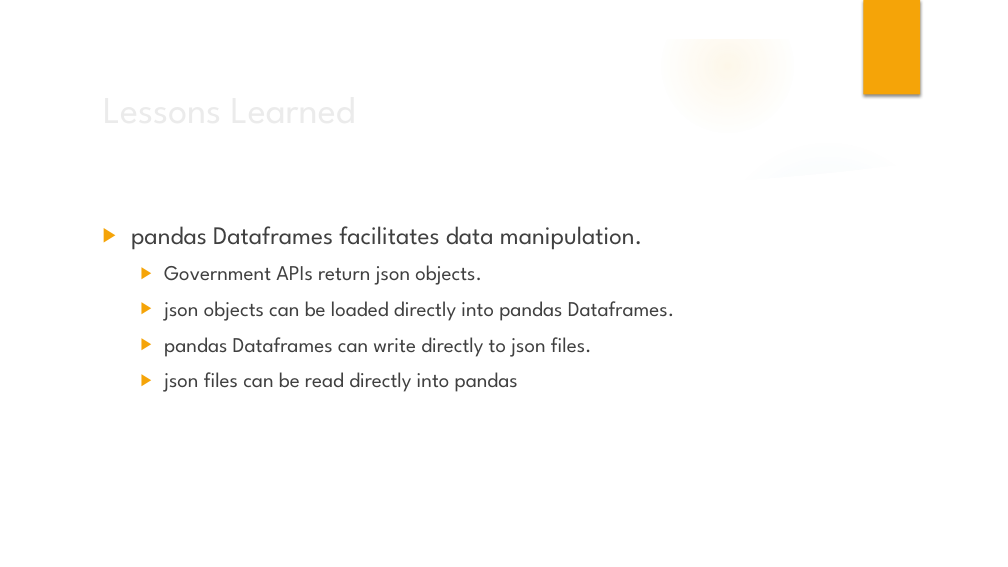
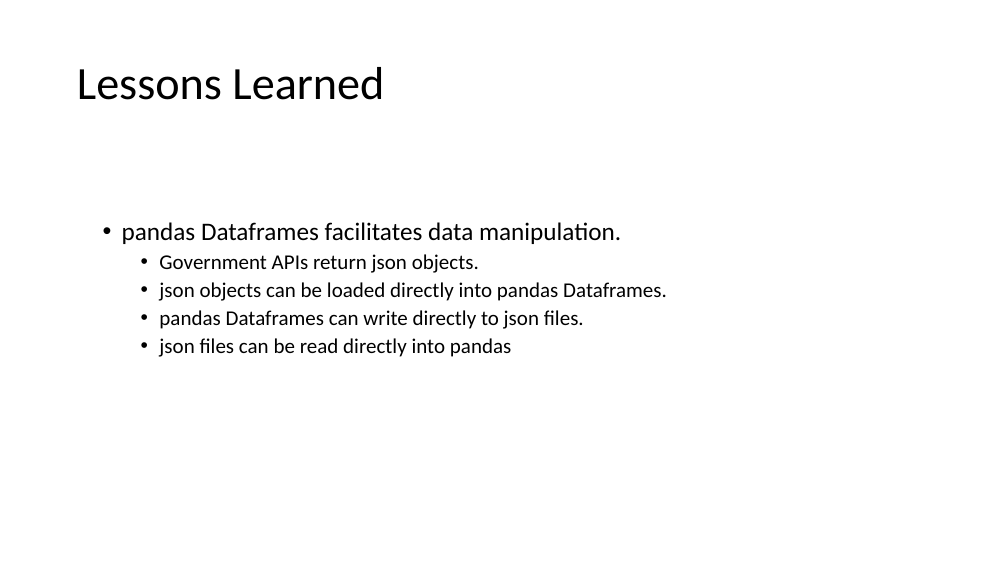
Before and after one commit to zhan656/bootcamp_project1, a slide deck: slide 5 of Vaccinations vs Influenza.pptx. Drawn at 1008x567 pixels with LibreOffice and Linux fonts; fonts in the diff are those of the drawing; background and template pictures are left out. Boxes give left, top, right and bottom in pixels: in the first picture for what was removed or moved away, otherwise in the second. Text is boxed around its words. In the diff, an @@ line names an element or a change of style, - is before the commit and + after.

```diff
--- a/Vaccinations vs Influenza.pptx
+++ b/Vaccinations vs Influenza.pptx
@@ group removed at (0,0,1008,567): 3 ellipses, 2 freeform shapes @@
@@ rectangle removed at (864,0,920,95) @@
@@ title "Lessons Learned": place and size @@
-title "Lessons Learned" at (95,79,820,139)
+title "Lessons Learned" at (77,67,384,100)
@@ title "Lessons Learned" at (77,67,384,100): size 36 to 44 pt, font League Spartan to Calibri, text colour #EBEBEB to #000000; line spacing 1 to 0.9 @@
@@ text "pandas Dataframes facilitates data manipulation." at (122,222,667,357): font League Spartan to Calibri, text colour #404040 to #000000; bullet ▶ to •; line spacing 1 to 0.9; less space between paragraphs @@
```
Also in this commit, not shown: 11 other slides changed, 3 other files.
